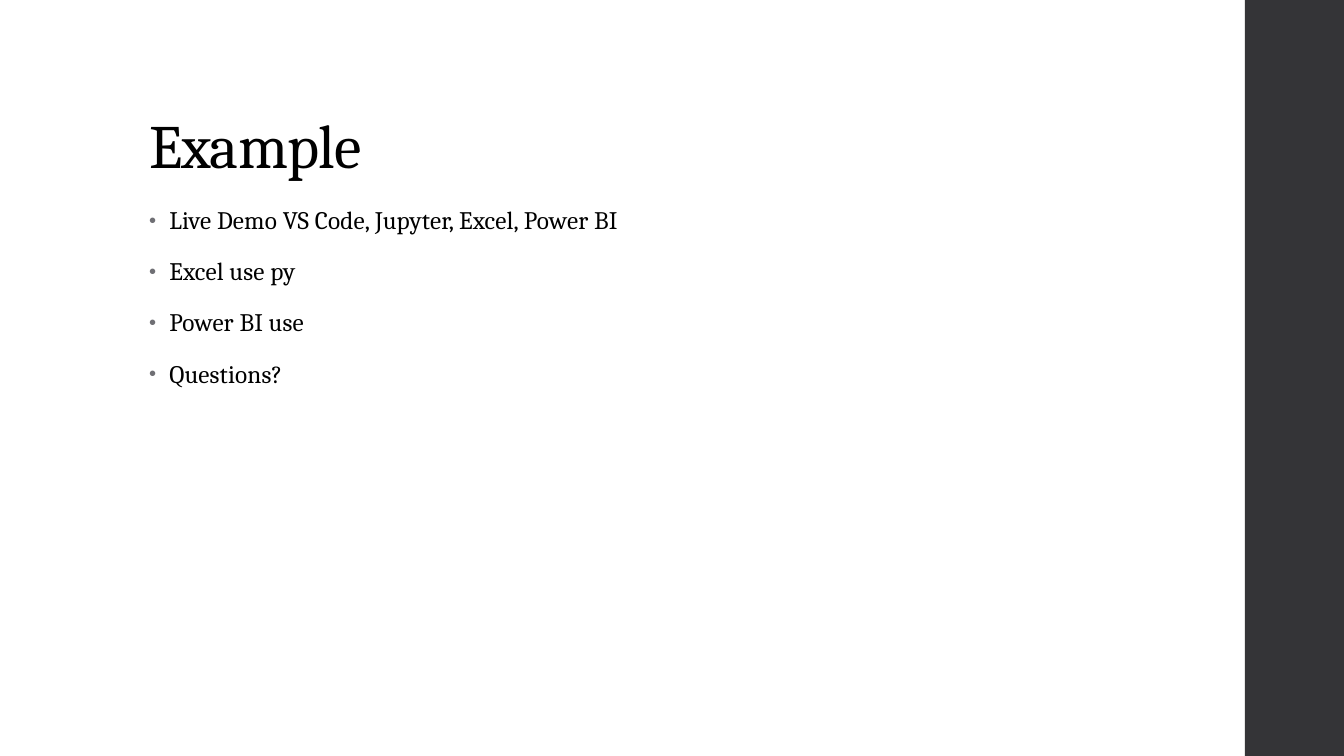
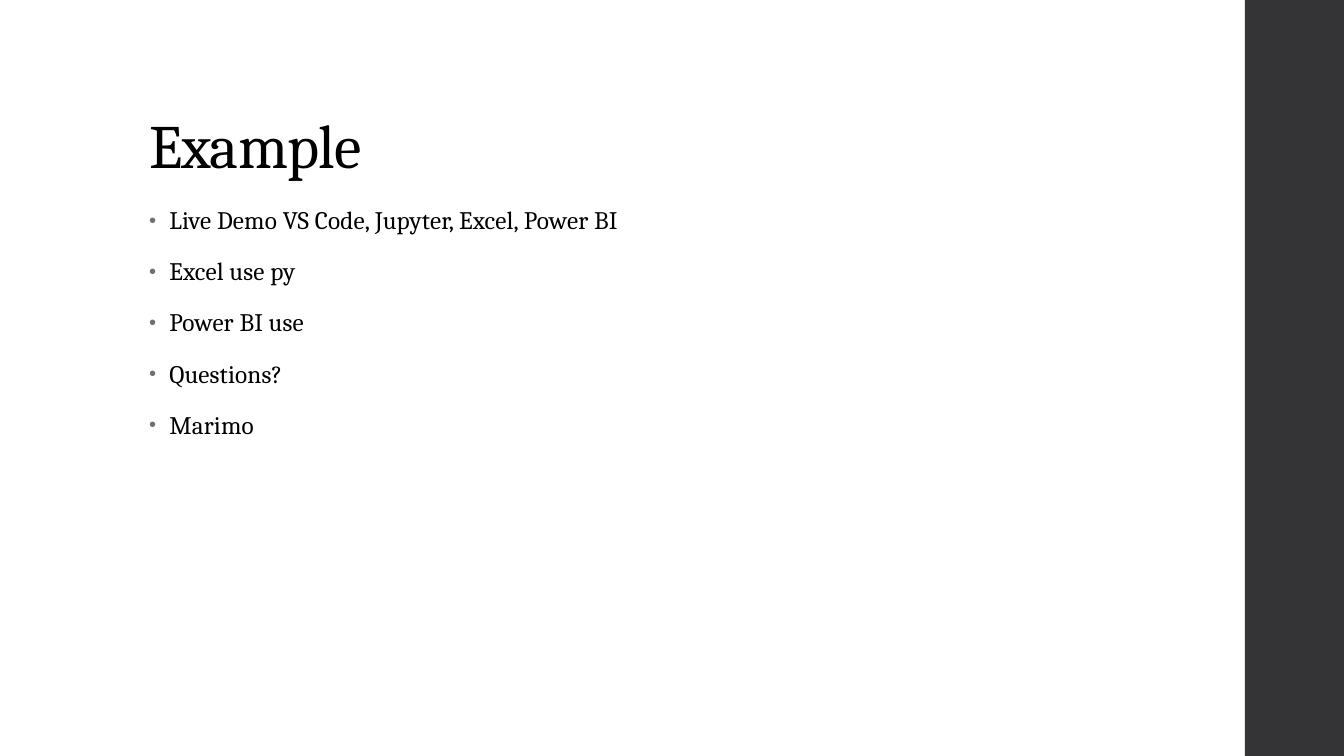
Before and after one commit to AdamKortis/cchmc_python_getting_started, a slide deck: slide 14 of Getting Started with Python for Data Analytics.pptx. Drawn at 1344x756 pixels with LibreOffice and Linux fonts; fonts in the diff are those of the drawing. Boxes give left, top, right and bottom in pixels: in the first picture for what was removed or moved away, otherwise in the second. Text is boxed around its words. In the diff, an @@ line names an element or a change of style, - is before the commit and + after.

```diff
--- a/Getting Started with Python for Data Analytics.pptx
+++ b/Getting Started with Python for Data Analytics.pptx
@@ text at bbox=[169, 417, 253, 434]: paragraph added @@
+• Marimo
```
